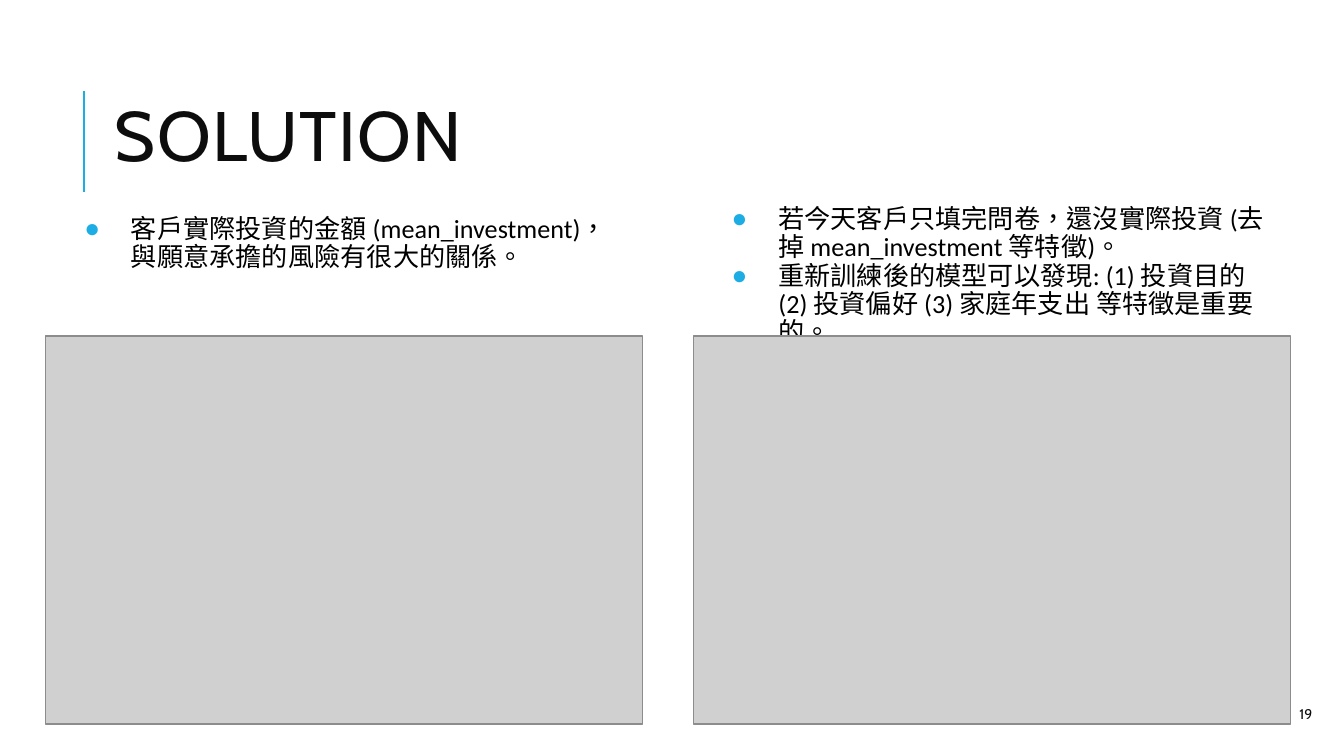
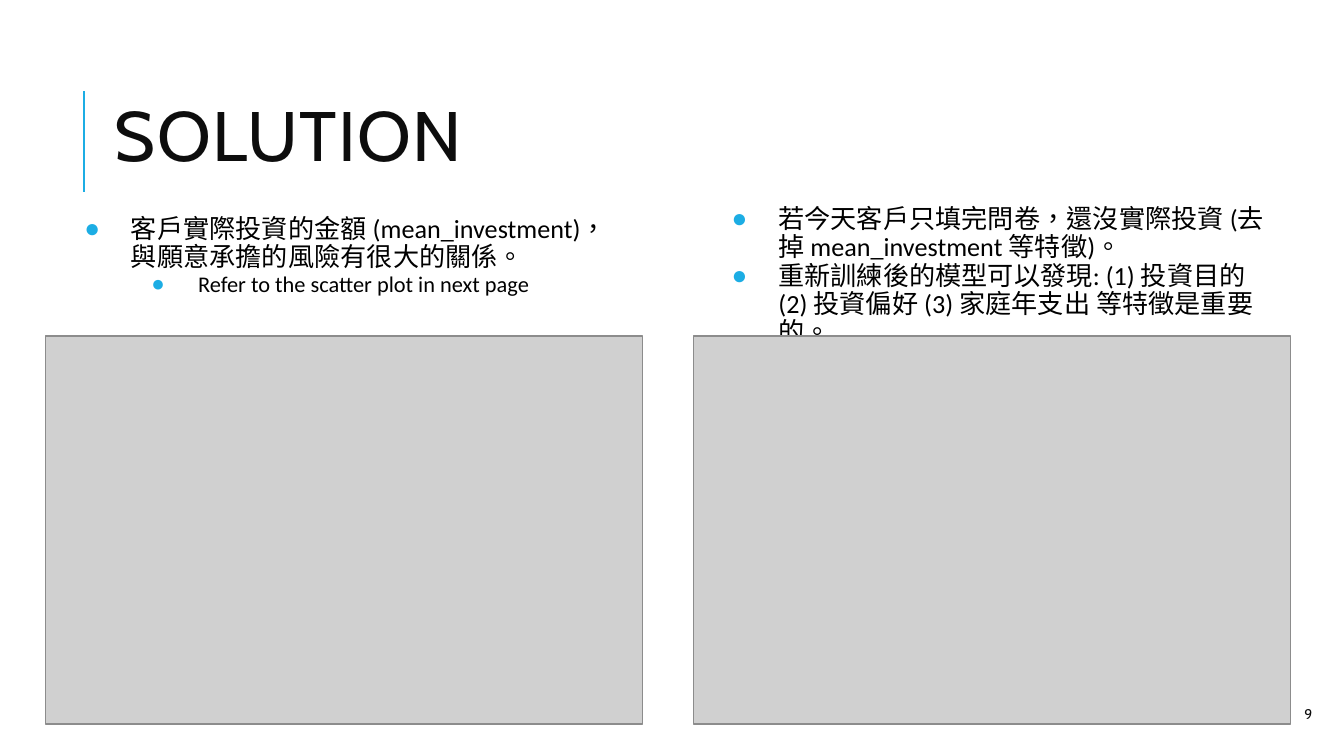
Before and after one commit to thtang/Fintech-Text-Mining-and-Machine-Learning, a slide deck: slide 9 of final/Fintech_final.pptx (slide 19 before the commit). Drawn at 1344x756 pixels with LibreOffice and Linux fonts; fonts in the diff are those of the drawing; grey boxes stand for pictures. Boxes give left, top, right and bottom in pixels: in the first picture for what was removed or moved away, otherwise in the second. Text is boxed around its words. In the diff, an @@ line names an element or a change of style, - is before the commit and + after.

```diff
--- a/final/Fintech_final.pptx
+++ b/final/Fintech_final.pptx
@@ text at [198,276,529,296]: paragraph added @@
+  ● Refer to the scatter plot in next page
@@ page number at [1304,709,1312,719]: text changed @@
-19
+9
```
Also in this commit, not shown: 10 other slides changed, 1 slide added, 10 slides removed.
